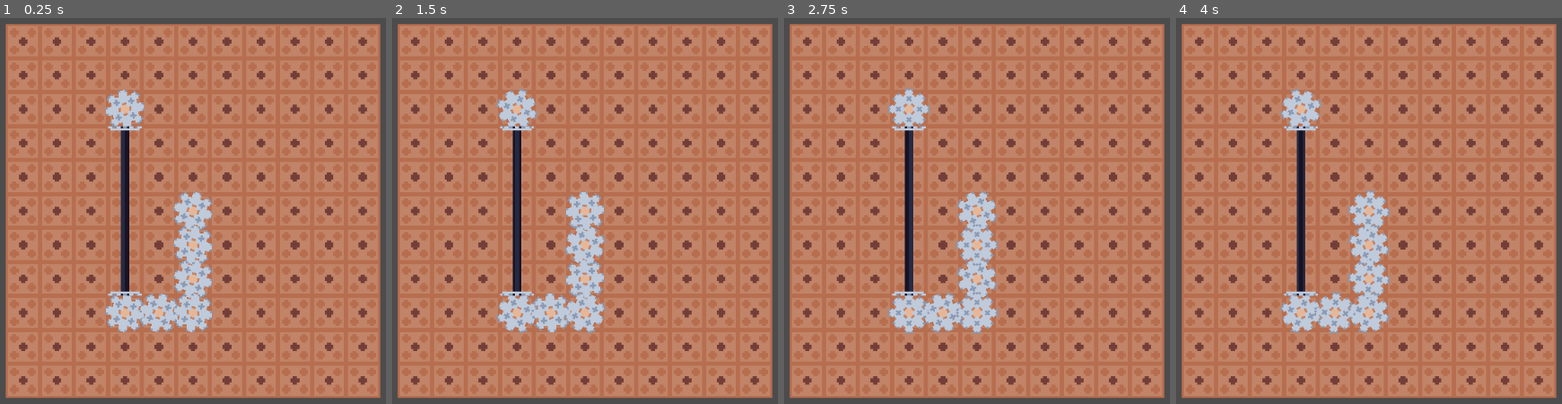
Above: before the commit, frames 1-4 (left to right).
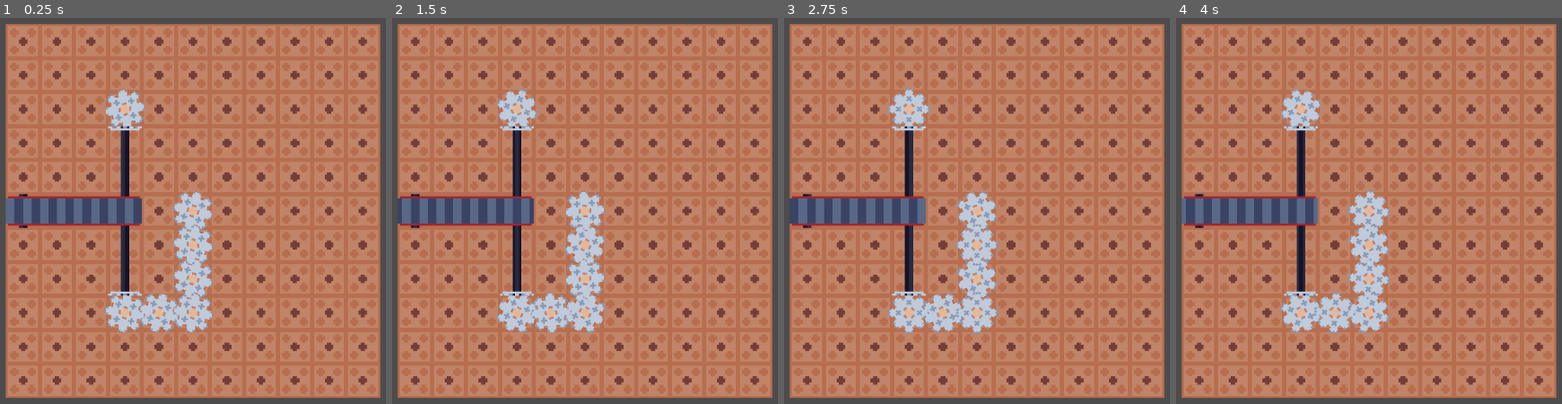
Above: after the commit, the same moments.

Repository: NoNotCar/SGJW-NestMaking
Game: Godot game, scene res://Test.tscn
Two runs of this game, one before a commit and one after it. Both use one fixed random seed, a clock stepped at 60 frames per second and the inputs below.
Inputs:
- Up to frame 1 (0.25 s): no input
- Up to frame 2 (1.5 s): no input
- Up to frame 3 (2.75 s): no input
- Up to frame 4 (4 s): no input

The runs differ from the first frame. In frame 1, 2.8% of the frame differs, in the area x 1-37%, y 45-55%; in frame 2, 2.8%; in frame 3, 2.8%; in frame 4, 2.8%.

Commit message:
belts!

Diff:
--- a/Test.tscn
+++ b/Test.tscn
@@ -1,9 +1,10 @@
-[gd_scene load_steps=5 format=2]
+[gd_scene load_steps=6 format=2]
 
 [ext_resource path="res://level/Level.tscn" type="PackedScene" id=1]
 [ext_resource path="res://components/gear/Gear.tscn" type="PackedScene" id=2]
 [ext_resource path="res://components/axle/Axle.tscn" type="PackedScene" id=3]
 [ext_resource path="res://components/bevel/Bevel.tscn" type="PackedScene" id=4]
+[ext_resource path="res://components/belt/Belt.tscn" type="PackedScene" id=5]
 
 [node name="Test" type="Node2D"]
 
@@ -34,9 +35,6 @@
 [node name="Gear7" parent="." instance=ExtResource( 2 )]
 position = Vector2( 0, 16 )
 
-[node name="Axle" parent="." instance=ExtResource( 3 )]
-position = Vector2( -32, 0 )
-
 [node name="Axle2" parent="." instance=ExtResource( 3 )]
 position = Vector2( -32, -16 )
 
@@ -49,3 +47,7 @@
 [node name="Bevel2" parent="." instance=ExtResource( 4 )]
 position = Vector2( -32, 32 )
 rotation = 3.14159
+
+[node name="Belt" parent="." instance=ExtResource( 5 )]
+position = Vector2( -80, 0 )
+length = 4
--- a/components/axle/Axle.gd
+++ b/components/axle/Axle.gd
@@ -21,13 +21,14 @@
 
 func set_spin(new:int):
 	if spin and new!=spin:
+		print(global_position)
 		push_error("TODO: this as well...")
 		return
 	elif new==spin:
 		return
 	else:
 		spin=new
-		emit_signal("spin_changed")
+		emit_signal("spin_changed",self)
 		for a in ([Vector2.RIGHT,Vector2.LEFT] if hoz else [Vector2.UP,Vector2.DOWN]):
 			var tpos = registry.tile_pos(global_position)+a
 			for axle in registry.find("axle",tpos):
--- /dev/null
+++ b/components/belt/Belt.gd
@@ -0,0 +1,32 @@
+extends Node2D
+
+
+export var length = 3
+const axle := preload("res://components/axle/Axle.tscn")
+const beltseg:=preload("res://components/belt/BeltSeg.tscn")
+var axles=[]
+var segs=[]
+var axle_sync:int
+
+# Called when the node enters the scene tree for the first time.
+func _ready():
+	axle_sync = -1 if lib.point(self) in [Vector2.DOWN,Vector2.LEFT] else 1
+	for n in range(length):
+		if n==0 or n==length-1:
+			var a = axle.instance()
+			a.position=Vector2(n*16,0)
+			a.connect("spin_changed",self,"on_axle_speed_change")
+			add_child(a)
+			axles.append(a)
+		var bs = beltseg.instance()
+		bs.position=Vector2(n*16,0)
+		bs.side_mode=bs.SIDE.SHORT if length==1 else bs.SIDE.END if n==length-1 else bs.SIDE.MIDDLE if n else bs.SIDE.START
+		add_child(bs)
+		segs.append(bs)
+
+func on_axle_speed_change(axle):
+	for a in axles:
+		if a!=axle:
+			a.spin=axle.spin
+	for bs in segs:
+		bs.spin=axle.spin*axle_sync
--- /dev/null
+++ b/components/belt/Belt.tscn
@@ -0,0 +1,7 @@
+[gd_scene load_steps=2 format=2]
+
+[ext_resource path="res://components/belt/Belt.gd" type="Script" id=1]
+
+[node name="Belt" type="Node2D"]
+z_index = 1
+script = ExtResource( 1 )
--- /dev/null
+++ b/components/belt/BeltSeg.gd
@@ -0,0 +1,25 @@
+extends Node2D
+
+
+# Declare member variables here. Examples:
+# var a = 2
+# var b = "text"
+var spin=0
+enum SIDE{
+	START,
+	MIDDLE,
+	END,
+	SHORT
+}
+var side_mode=SIDE.SHORT
+
+
+# Called when the node enters the scene tree for the first time.
+func _ready():
+	registry.register(self,"belt")
+	$Sides.frame=1 if side_mode==SIDE.MIDDLE else 2 if side_mode==SIDE.SHORT else 0
+	$Sides.rotation = PI if side_mode==SIDE.END else 0
+
+
+func _process(delta):
+	$Belt.frame=int(fposmod(registry.time*spin,1)*8)
--- /dev/null
+++ b/components/belt/BeltSeg.tscn
@@ -0,0 +1,16 @@
+[gd_scene load_steps=4 format=2]
+
+[ext_resource path="res://components/belt/belt.png" type="Texture" id=1]
+[ext_resource path="res://components/belt/sides.png" type="Texture" id=2]
+[ext_resource path="res://components/belt/BeltSeg.gd" type="Script" id=3]
+
+[node name="BeltSeg" type="Node2D"]
+script = ExtResource( 3 )
+
+[node name="Belt" type="Sprite" parent="."]
+texture = ExtResource( 1 )
+hframes = 8
+
+[node name="Sides" type="Sprite" parent="."]
+texture = ExtResource( 2 )
+hframes = 3
--- a/components/bevel/Bevel.gd
+++ b/components/bevel/Bevel.gd
@@ -3,22 +3,23 @@
 
 var spin setget set_spin,get_spin
 var spin_dir: Array
+var axle_sync: int
 
 # Called when the node enters the scene tree for the first time.
 func _ready():
 	spin_dir=[-lib.point(self)]
 	registry.register(self,"gear",registry.tile_pos(global_position))
-
+	axle_sync = 1 if lib.point(self) in [Vector2.DOWN,Vector2.LEFT] else -1
 func _process(delta):
 	$Sprite.frame=int(fposmod(registry.time*$Axle.spin,0.5)*4)
 func set_spin(new):
-	$Axle.spin=new
+	$Axle.spin=new*axle_sync
 func get_spin():
 	return $Axle.spin
 
 
-func _on_Axle_spin_changed():
+func _on_Axle_spin_changed(axle):
 	var a=lib.point(self)
 	for gear in registry.find("gear",registry.tile_pos(global_position)+a):
 		if a in gear.spin_dir:
-			gear.spin=$Axle.spin
+			gear.spin=$Axle.spin*-axle_sync
--- a/components/gear/Gear.gd
+++ b/components/gear/Gear.gd
@@ -19,8 +19,8 @@
 
 func set_spin(new:int):
 	if spin and new!=spin:
-		print("KILLA BEE GOT STUNG")
-		push_error("TODO: this...")
+		print(global_position)
+		push_error("TODO: this...: ")
 		return
 	elif new==spin:
 		return
--- a/registry.gd
+++ b/registry.gd
@@ -19,7 +19,9 @@
 	_reg.clear()
 	lookup.clear()
 	time=0
-func register(what:Node2D,layer:String,pos:Vector2):
+func register(what:Node2D,layer:String,pos=null):
+	if pos == null:
+		pos=tile_pos(what.global_position)
 	if layer in _reg:
 		if pos in _reg[layer]:
 			_reg[layer][pos].append(what)
Binary file changed: components/belt/sides.aseprite
Binary file changed: components/belt/sides.png
